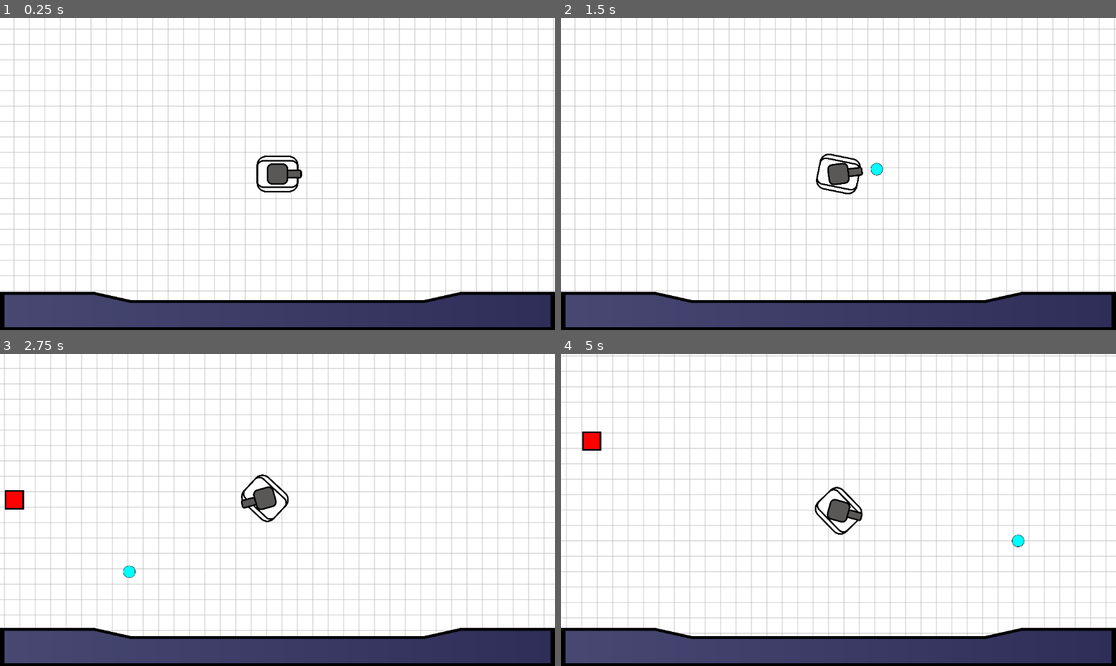
Above: before the commit, frames 1-4 (two rows, left to right).
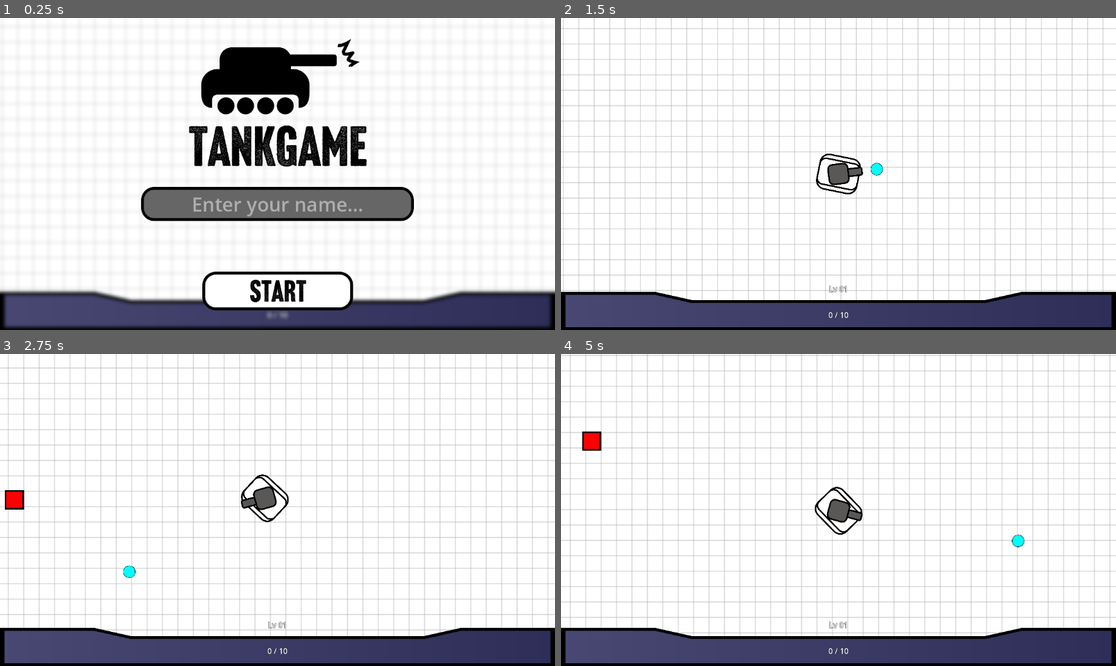
Above: after the commit, the same moments.

Repository: Namacha411/OnlineGame-GodotBook
Game: Godot game, scene res://scenes/main.tscn
Two runs of this game, one before a commit and one after it. Both use one fixed random seed, a clock stepped at 60 frames per second and the inputs below.
Inputs (mouse positions are in pixels of both pictures, inside the frame that each line leads up to):
- Up to frame 1 (0.25 s): no input
- Up to frame 2 (1.5 s): click (838, 292) at 0.52 s; tap Enter at 1.25 s; move the mouse to (960, 158) at 1.27 s; hold Right (ui_right) from 1.28 s (still down); click (960, 158) at 1.35 s
- Up to frame 3 (2.75 s): move the mouse to (166, 525) at 2.02 s; release Right (ui_right) at 2.03 s; hold Down (ui_down) from 2.03 s (still down); click (166, 525) at 2.1 s
- Up to frame 4 (5 s): move the mouse to (894, 441) at 2.77 s; release Down (ui_down) at 2.78 s; hold Right (ui_right) 2.78-3.53 s; click (894, 441) at 2.85 s; move the mouse to (810, 572) at 3.52 s; hold Up (ui_up) 3.53-4.28 s; click (810, 572) at 3.6 s; move the mouse to (1005, 556) at 4.27 s; hold Left (ui_left) from 4.28 s (still down); click (1005, 556) at 4.35 s

The runs differ from the first frame. In frame 1, 23% of the frame differs, in the area x 0-100%, y 0-100%; in frame 2, 12%; in frame 3, 12%; in frame 4, 12%.

Commit message:
[add] s4.5.11

Diff:
--- a/scenes/bullet.gd
+++ b/scenes/bullet.gd
@@ -20,10 +20,5 @@
 func _on_hitbox_area_entered(area):
 	var body = area.get_parent()
 	if body is Target:
-		body.queue_free()
+		body.damaged.emit()
 		self.queue_free()
-		for i in range(randi_range(3, 5)):
-			var expball = expball_pre.instantiate()
-			expball.position = body.position
-			expball.lerp_position = body.position + Vector2(randf_range(-50, 50), randf_range(-50, 50))
-			$/root/main/exps.add_child.call_deferred(expball)
--- a/scenes/main.gd
+++ b/scenes/main.gd
@@ -5,8 +5,6 @@
 
 # Called when the node enters the scene tree for the first time.
 func _ready():
-	var tank = tank_pre.instantiate()
-	$players.add_child(tank)
 	while true:
 		var target = target_pre.instantiate()
 		target.position = Vector2(randf_range(-1000, 1000), randf_range(-1000, 1000))
@@ -17,3 +15,9 @@
 # Called every frame. 'delta' is the elapsed time since the previous frame.
 func _process(delta):
 	pass
+
+
+func _on_title_start_pressed(entername):
+	var tank = tank_pre.instantiate()
+	tank.get_node("name").text = entername
+	$players.add_child(tank)
--- a/scenes/main.tscn
+++ b/scenes/main.tscn
@@ -1,18 +1,19 @@
-[gd_scene load_steps=5 format=3 uid="uid://cryku58e5v0ks"]
+[gd_scene load_steps=6 format=3 uid="uid://cryku58e5v0ks"]
 
 [ext_resource type="Script" path="res://scenes/main.gd" id="1_8so16"]
 [ext_resource type="Texture2D" uid="uid://ugfe1wpkb40e" path="res://sprites/bg_grid.png" id="2_e1fhr"]
 [ext_resource type="Texture2D" uid="uid://cu36ifa85gx3w" path="res://sprites/expbar_empty.png" id="4_p6h5o"]
+[ext_resource type="PackedScene" uid="uid://v4mo3yqh6ruj" path="res://scenes/title.tscn" id="5_kxi2u"]
 [ext_resource type="Texture2D" uid="uid://cbywkmos02i4p" path="res://sprites/expbar_full.png" id="5_q2aum"]
 
 [node name="main" type="Node"]
 script = ExtResource("1_8so16")
 
 [node name="bg" type="TextureRect" parent="."]
-offset_left = -1187.0
-offset_top = -653.0
-offset_right = 1167.0
-offset_bottom = 659.0
+offset_left = -1179.0
+offset_top = -654.0
+offset_right = 1175.0
+offset_bottom = 658.0
 texture = ExtResource("2_e1fhr")
 stretch_mode = 1
 
@@ -37,3 +38,39 @@
 nine_patch_stretch = true
 texture_under = ExtResource("4_p6h5o")
 texture_progress = ExtResource("5_q2aum")
+
+[node name="exp" type="Label" parent="ui"]
+anchors_preset = 7
+anchor_left = 0.5
+anchor_top = 1.0
+anchor_right = 0.5
+anchor_bottom = 1.0
+offset_left = -21.0
+offset_top = -43.0
+offset_right = 21.0
+offset_bottom = -20.0
+grow_horizontal = 2
+grow_vertical = 0
+theme_override_colors/font_outline_color = Color(0, 0, 0, 1)
+theme_override_constants/outline_size = 2
+text = "0 / 10"
+
+[node name="level" type="Label" parent="ui"]
+anchors_preset = 7
+anchor_left = 0.5
+anchor_top = 1.0
+anchor_right = 0.5
+anchor_bottom = 1.0
+offset_left = -20.0
+offset_top = -97.0
+offset_right = 20.0
+offset_bottom = -74.0
+grow_horizontal = 2
+grow_vertical = 0
+theme_override_colors/font_outline_color = Color(0, 0, 0, 1)
+theme_override_constants/outline_size = 2
+text = "Lv 01"
+
+[node name="title" parent="." instance=ExtResource("5_kxi2u")]
+
+[connection signal="start_pressed" from="title" to="." method="_on_title_start_pressed"]
--- a/scenes/tank.gd
+++ b/scenes/tank.gd
@@ -11,6 +11,7 @@
 var rotation_velocity := 0.0
 var tank_exp := 0
 var tank_exp_max := 10
+var tank_level := 1
 
 
 func _physics_process(delta):
@@ -28,15 +29,20 @@
 	$body.rotation += rotation_velocity
 	$cannon.look_at(get_global_mouse_position())
 	if Input.is_action_just_pressed("shoot"):
-		shoot()
+		var bullet_position = position
+		var bullet_rotation = $cannon.rotation
+		var bullet_speed = clamp(6 + (tank_level - 1) * 0.2, 0, 12) * 100
+		var bullet_scale = scale * 5
+		shoot(bullet_position, bullet_rotation, bullet_scale, bullet_speed)
 	move_and_slide()
 
-func shoot():
+func shoot(bullet_position, bullet_rotation, bullet_scale, bullet_speed):
 	var bullet = bullet_pre.instantiate()
-	bullet.rotation = $cannon.rotation
-	bullet.position = self.position
+	bullet.position = bullet_position
+	bullet.rotation = bullet_rotation
+	bullet.scale = bullet_scale
+	bullet.speed = bullet_speed
 	$/root/main/bullets.add_child(bullet)
-
 
 func _on_area_area_entered(area):
 	var body = area.get_parent()
@@ -45,7 +51,17 @@
 		exp_add(1)
 
 func exp_add(v):
+	tank_exp += v
+	if tank_exp_max <= tank_exp:
+		tank_exp -= tank_exp_max
+		tank_level += 1
+		scale = Vector2(0.2, 0.2) + (tank_level - 1) * Vector2(0.015, 0.015)
+		$camera.zoom = Vector2(1, 1) + (tank_level - 1) * Vector2(-0.01, -0.01)
+		tank_exp_max = round(10 + (tank_level - 1) * 5)
 	var expbar = $/root/main/ui/expbar
-	tank_exp += v
+	var exp_label = $/root/main/ui/exp
+	var level_label = $/root/main/ui/level
 	expbar.value = tank_exp
 	expbar.max_value = tank_exp_max
+	exp_label.text = "%d / %d" % [tank_exp, tank_exp_max]
+	level_label.text = "Lv %02d" % tank_level
--- a/scenes/tank.tscn
+++ b/scenes/tank.tscn
@@ -37,4 +37,14 @@
 [node name="shape" type="CollisionShape2D" parent="area"]
 shape = SubResource("CircleShape2D_m74ka")
 
+[node name="name" type="Label" parent="."]
+offset_left = -225.0
+offset_top = -320.0
+offset_right = 215.0
+offset_bottom = -183.0
+theme_override_colors/font_outline_color = Color(0, 0, 0, 1)
+theme_override_constants/outline_size = 50
+theme_override_font_sizes/font_size = 100
+text = "No name"
+
 [connection signal="area_entered" from="area" to="." method="_on_area_area_entered"]
--- a/scenes/target.gd
+++ b/scenes/target.gd
@@ -2,11 +2,19 @@
 
 class_name Target
 
+signal damaged
+
+var expball_pre = preload("res://scenes/exp.tscn")
+
 # Called when the node enters the scene tree for the first time.
 func _ready():
-	pass # Replace with function body.
+	damaged.connect(_on_damaged)
 
-
-# Called every frame. 'delta' is the elapsed time since the previous frame.
-func _process(delta):
-	pass
+func _on_damaged():
+	queue_free()
+	self.queue_free()
+	for i in range(randi_range(3, 5)):
+		var expball = expball_pre.instantiate()
+		expball.position = position
+		expball.lerp_position = position + Vector2(randf_range(-50, 50), randf_range(-50, 50))
+		$/root/main/exps.add_child.call_deferred(expball)
--- /dev/null
+++ b/scenes/title.gd
@@ -0,0 +1,17 @@
+extends CanvasLayer
+
+signal start_pressed
+
+# Called when the node enters the scene tree for the first time.
+func _ready():
+	pass # Replace with function body.
+
+
+# Called every frame. 'delta' is the elapsed time since the previous frame.
+func _process(delta):
+	pass
+
+
+func _on_start_pressed():
+	start_pressed.emit($entername.text)
+	hide()
--- /dev/null
+++ b/scenes/title.tscn
@@ -0,0 +1,75 @@
+[gd_scene load_steps=8 format=3 uid="uid://v4mo3yqh6ruj"]
+
+[ext_resource type="Script" path="res://scenes/title.gd" id="1_ay8hl"]
+[ext_resource type="Texture2D" uid="uid://djpt44aooudle" path="res://sprites/logo.png" id="1_p5vf0"]
+[ext_resource type="Texture2D" uid="uid://ct70he3mpbvpd" path="res://sprites/start_button.png" id="2_u8ygm"]
+[ext_resource type="Texture2D" uid="uid://2ac362lumb5a" path="res://sprites/namebar.png" id="3_ypix6"]
+[ext_resource type="Shader" path="res://sprites/blur.gdshader" id="4_i06b1"]
+
+[sub_resource type="ShaderMaterial" id="ShaderMaterial_q2usr"]
+shader = ExtResource("4_i06b1")
+shader_parameter/blur = 2.0
+
+[sub_resource type="StyleBoxTexture" id="StyleBoxTexture_jhs6o"]
+texture = ExtResource("3_ypix6")
+
+[node name="title" type="CanvasLayer"]
+script = ExtResource("1_ay8hl")
+
+[node name="blur" type="ColorRect" parent="."]
+material = SubResource("ShaderMaterial_q2usr")
+anchors_preset = 15
+anchor_right = 1.0
+anchor_bottom = 1.0
+grow_horizontal = 2
+grow_vertical = 2
+
+[node name="logo" type="TextureRect" parent="."]
+anchors_preset = 8
+anchor_left = 0.5
+anchor_top = 0.5
+anchor_right = 0.5
+anchor_bottom = 0.5
+offset_left = -185.0
+offset_top = -281.0
+offset_right = 186.0
+offset_bottom = 13.0
+grow_horizontal = 2
+grow_vertical = 2
+texture = ExtResource("1_p5vf0")
+expand_mode = 1
+
+[node name="start" type="TextureButton" parent="."]
+anchors_preset = 8
+anchor_left = 0.5
+anchor_top = 0.5
+anchor_right = 0.5
+anchor_bottom = 0.5
+offset_left = -156.0
+offset_top = 203.0
+offset_right = 157.0
+offset_bottom = 283.0
+grow_horizontal = 2
+grow_vertical = 2
+texture_normal = ExtResource("2_u8ygm")
+ignore_texture_size = true
+stretch_mode = 0
+
+[node name="entername" type="LineEdit" parent="."]
+anchors_preset = 8
+anchor_left = 0.5
+anchor_top = 0.5
+anchor_right = 0.5
+anchor_bottom = 0.5
+offset_left = -283.0
+offset_top = 27.0
+offset_right = 283.0
+offset_bottom = 98.0
+grow_horizontal = 2
+grow_vertical = 2
+theme_override_font_sizes/font_size = 40
+theme_override_styles/normal = SubResource("StyleBoxTexture_jhs6o")
+placeholder_text = "Enter your name..."
+alignment = 1
+
+[connection signal="pressed" from="start" to="." method="_on_start_pressed"]
--- /dev/null
+++ b/sprites/blur.gdshader
@@ -0,0 +1,9 @@
+shader_type canvas_item;
+
+uniform float blur: hint_range(0.0, 3.0) = 0.0;
+uniform sampler2D SCREEN_TEXTURE : hint_screen_texture, filter_linear_mipmap;
+
+void fragment(){
+	vec4 color = texture(SCREEN_TEXTURE, SCREEN_UV, blur);
+	COLOR = color;
+}
